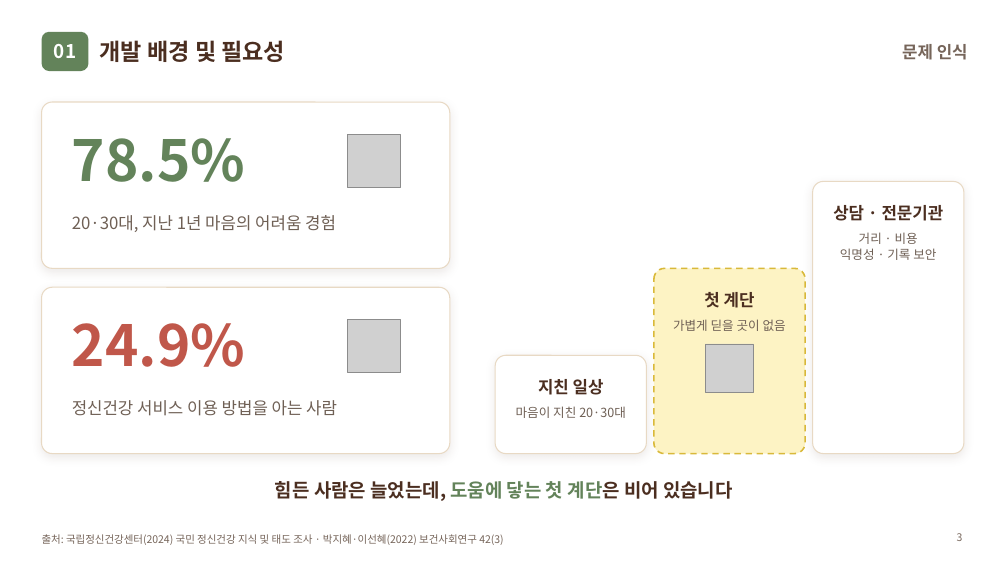
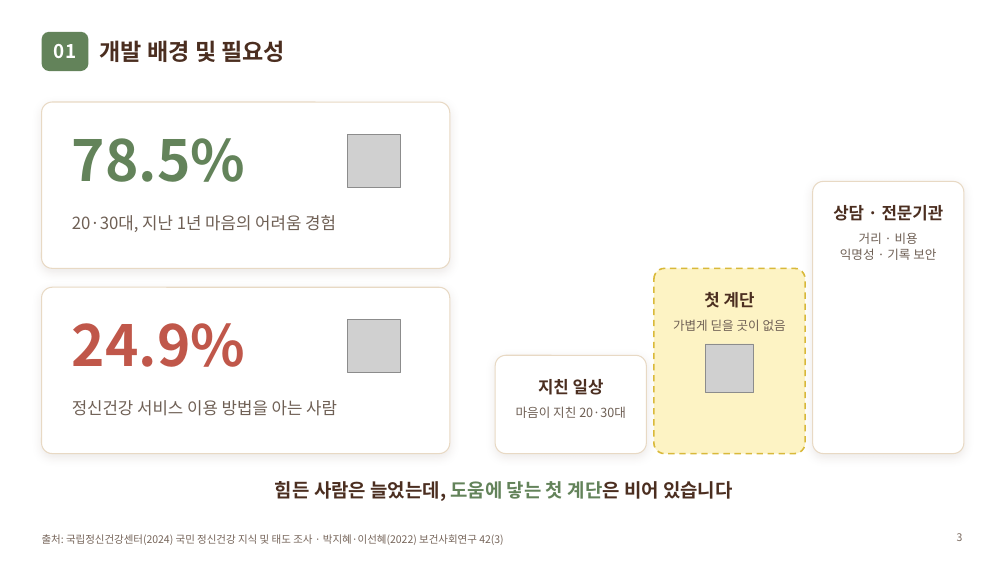
Before and after one commit to Auto-hyun/2026-2-OSSProj-Warmplus-05, a slide deck: slide 3 of doc/2_2_OSSProj_5_웜플러스_중간발표자료.pptx. Drawn at 1008x567 pixels with LibreOffice and Linux fonts; fonts in the diff are those of the drawing; grey boxes stand for pictures; background and template pictures are left out. Boxes give left, top, right and bottom in pixels: in the first picture for what was removed or moved away, otherwise in the second. Text is boxed around its words. In the diff, an @@ line names an element or a change of style, - is before the commit and + after.

Commit message:
docs(doc): 중간발표자료 해결 방안·개발 목표·피드백·협업 슬라이드 개편
- 해결 방안을 유사 서비스 4분면(불편함↔편리함, 전문적인 진단↔일상에서의 공감)으로 교체
- 개발 목표를 기능 기준 3가지(마음 기록, 노래 추천, AI 대화·위기 대응)로 수정
- 피드백 반영 내용 채움(온기 대표님, 지도교수님)
- 대안 비교 및 선택 슬라이드 삭제, 목차·섹션 번호 정리
- 협업 방식을 조직 레포·개인 레포 Fork/PR 도식으로 단순화

```diff
--- a/doc/2_2_OSSProj_5_웜플러스_중간발표자료.pptx
+++ b/doc/2_2_OSSProj_5_웜플러스_중간발표자료.pptx
@@ text removed at box(902, 44, 968, 60) @@
-문제 인식
```
Also in this commit, not shown: 12 other slides changed, 1 slide added, 2 slides removed.
